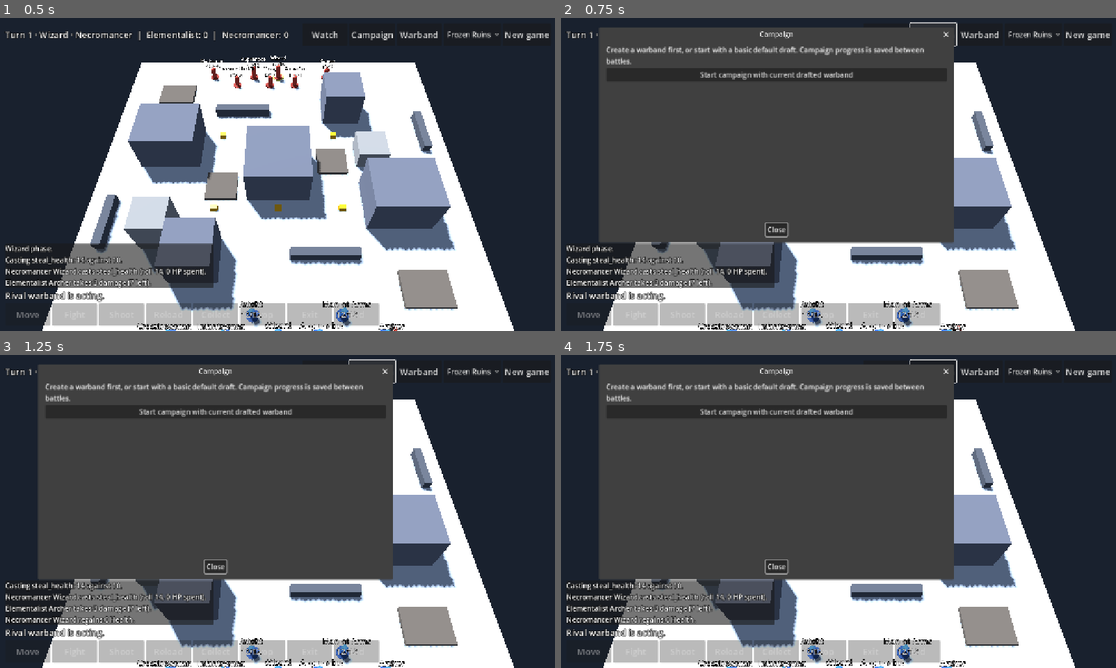
Above: before the commit, frames 1-4 (two rows, left to right).
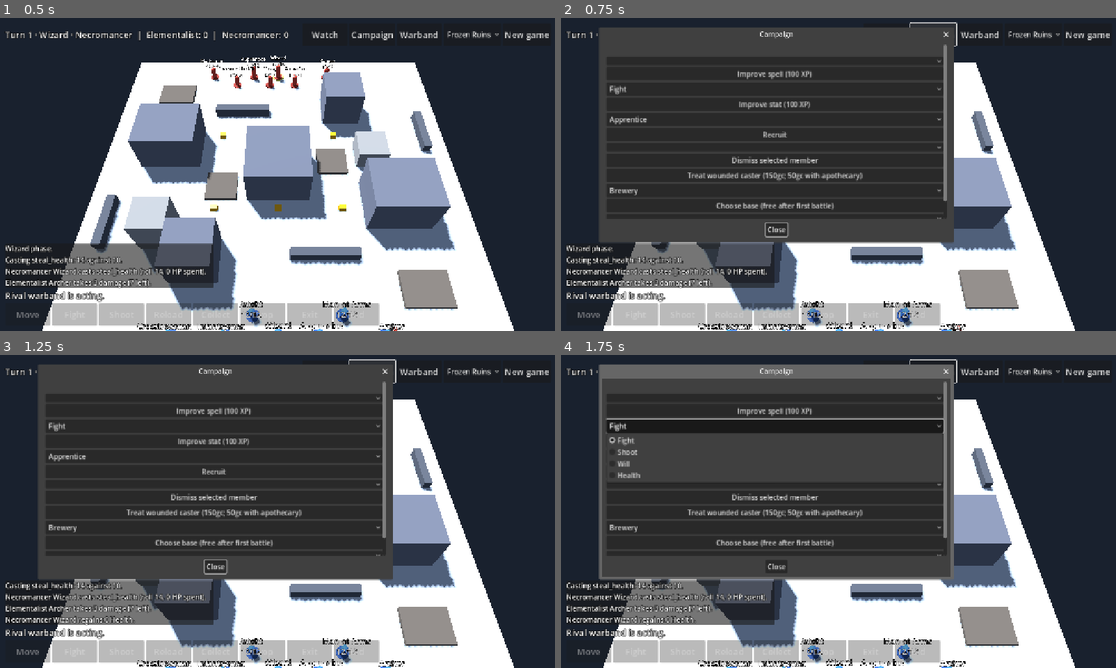
Above: after the commit, the same moments.

Repository: drag0nblad3/Frostgame
Game: Godot game, scene res://scenes/main.tscn
The game is run twice, just before and just after one commit, with the same random seed, the same clock (stepped at 60 frames per second) and the same inputs.
Inputs (mouse positions are in pixels of both pictures, inside the frame that each line leads up to):
- Up to frame 1 (0.5 s): no input
- Up to frame 2 (0.75 s): click "Campaign" at 0.5 s
- Up to frame 3 (1.25 s): no input
- Up to frame 4 (1.75 s): click (777, 426) at 1.25 s, where only the run after the commit has a clickable "Fight"

Frame 1 is identical in both runs. In frame 2, 2.5% of the frame differs, in the area x 8-70%, y 8-65%; in frame 3, 2.5%; in frame 4, 9.4%, in the area x 6-71%, y 3-72%.
Error after the commit: Parse Error: Member "owner" redefined (original in native class 'VBoxContainer') (res://src/view/hud/inventory_panel.gd:7)

Commit message:
Add campaign potion inventory, loadouts, shopping and nine consumable effects

Diff:
--- /dev/null
+++ b/data/potions.json
@@ -0,0 +1,198 @@
+{
+  "healing": {
+    "name": "Potion of Healing",
+    "buy": 75,
+    "sell": 50,
+    "live": true,
+    "greater": false
+  },
+  "strength": {
+    "name": "Potion of Strength",
+    "buy": 100,
+    "sell": 40,
+    "live": true,
+    "greater": false
+  },
+  "toughness": {
+    "name": "Potion of Toughness",
+    "buy": 50,
+    "sell": 30,
+    "live": true,
+    "greater": false
+  },
+  "speed": {
+    "name": "Elixir of Speed",
+    "buy": 50,
+    "sell": 30,
+    "live": true,
+    "greater": false
+  },
+  "invisibility": {
+    "name": "Potion of Invisibility",
+    "buy": 100,
+    "sell": 50,
+    "live": true,
+    "greater": false
+  },
+  "explosive_cocktail": {
+    "name": "Explosive Cocktail",
+    "buy": 100,
+    "sell": 30,
+    "live": false,
+    "greater": false
+  },
+  "teleportation": {
+    "name": "Potion of Teleportation",
+    "buy": 500,
+    "sell": 100,
+    "live": false,
+    "greater": false
+  },
+  "elemental_absorption": {
+    "name": "Potion of Elemental Absorption",
+    "buy": 200,
+    "sell": 80,
+    "live": false,
+    "greater": false
+  },
+  "clearsight": {
+    "name": "Cordial of Clearsight",
+    "buy": 200,
+    "sell": 80,
+    "live": true,
+    "greater": false
+  },
+  "poison": {
+    "name": "Poison",
+    "buy": 100,
+    "sell": 30,
+    "live": false,
+    "greater": false
+  },
+  "fury": {
+    "name": "Philtre of Fury",
+    "buy": 300,
+    "sell": 120,
+    "live": false,
+    "greater": false
+  },
+  "iron_mind": {
+    "name": "Potion of Iron Mind",
+    "buy": 50,
+    "sell": 30,
+    "live": true,
+    "greater": false
+  },
+  "burrowing": {
+    "name": "Bottle of Burrowing",
+    "buy": 200,
+    "sell": 80,
+    "live": false,
+    "greater": false
+  },
+  "fairy_dust": {
+    "name": "Philtre of Fairy Dust",
+    "buy": 50,
+    "sell": 30,
+    "live": false,
+    "greater": false
+  },
+  "construct_oil": {
+    "name": "Construct Oil",
+    "buy": 100,
+    "sell": 50,
+    "live": false,
+    "greater": false
+  },
+  "fire_breath": {
+    "name": "Potion of Fire Breath",
+    "buy": 200,
+    "sell": 80,
+    "live": false,
+    "greater": false
+  },
+  "preservation": {
+    "name": "Potion of Preservation",
+    "buy": 500,
+    "sell": 200,
+    "live": false,
+    "greater": false
+  },
+  "chameleon": {
+    "name": "Elixir of the Chameleon",
+    "buy": 400,
+    "sell": 140,
+    "live": true,
+    "greater": false
+  },
+  "empowerment": {
+    "name": "Cordial of Empowerment",
+    "buy": 500,
+    "sell": 200,
+    "live": false,
+    "greater": true
+  },
+  "shrinking": {
+    "name": "Shrinking Potion",
+    "buy": 500,
+    "sell": 200,
+    "live": false,
+    "greater": true
+  },
+  "restoration": {
+    "name": "Potion of Restoration",
+    "buy": 2000,
+    "sell": 300,
+    "live": true,
+    "greater": true
+  },
+  "dreams": {
+    "name": "Bottle of Dreams and Nightmares",
+    "buy": 2000,
+    "sell": 300,
+    "live": false,
+    "greater": true
+  },
+  "shatterstar": {
+    "name": "Shatterstar Draught",
+    "buy": 1500,
+    "sell": 200,
+    "live": false,
+    "greater": true
+  },
+  "darkness": {
+    "name": "Bottle of Darkness",
+    "buy": 1500,
+    "sell": 600,
+    "live": false,
+    "greater": true
+  },
+  "ethereal_vacuum": {
+    "name": "Ethereal Vacuum",
+    "buy": 2000,
+    "sell": 800,
+    "live": false,
+    "greater": true
+  },
+  "invulnerability": {
+    "name": "Potion of Invulnerability",
+    "buy": 0,
+    "sell": 400,
+    "live": false,
+    "greater": true
+  },
+  "null": {
+    "name": "Bottle of Null",
+    "buy": 0,
+    "sell": 200,
+    "live": false,
+    "greater": true
+  },
+  "life": {
+    "name": "Elixir of Life",
+    "buy": 0,
+    "sell": 1000,
+    "live": false,
+    "greater": true
+  }
+}
--- /dev/null
+++ b/src/core/campaign/campaign_inventory.gd
@@ -0,0 +1,105 @@
+class_name CampaignInventory
+extends RefCounted
+## Item ownership is stored on each individual loot record, not duplicated in the roster.
+const LESSER := ["healing","strength","toughness","speed","invisibility","explosive_cocktail","teleportation","elemental_absorption","clearsight","poison","fury","iron_mind","burrowing","fairy_dust","construct_oil","fire_breath","preservation","chameleon"]
+const GREATER := ["empowerment","shrinking","restoration","dreams","shatterstar","darkness","ethereal_vacuum","invulnerability","null","life"]
+
+
+static func catalog() -> Dictionary:
+	return JsonFile.read("res://data/potions.json")
+
+
+static func identify(d: Dictionary, reward: Dictionary, dice: Dice) -> void:
+	var kind: String = reward["kind"]
+	if kind.ends_with("potions"):
+		for i in int(kind.split(" ")[0]):
+			var roll := dice.d20()
+			var id: String = LESSER[roll - 1] if roll <= 18 else GREATER[(dice.d20() - 1) / 2]
+			d["loot"].append({"kind": "potion", "potion": id, "owner": -1})
+	elif kind != "":
+		d["loot"].append(reward)
+
+
+static func slots(unit: Dictionary, db: FigureDb) -> int:
+	var def := db.get_def(unit["type"])
+	if def.traits.has("animal") or def.role == "creature":
+		return 0
+	return 5 if def.role == "wizard" else (4 if def.role == "apprentice" else 1)
+
+
+static func assign_item(d: Dictionary, index: int, owner: int, db: FigureDb) -> bool:
+	if d.is_empty() or index < 0 or index >= d["loot"].size():
+		return false
+	var item: Dictionary = d["loot"][index]
+	if item["kind"] != "potion":
+		return false
+	if owner == -1:
+		item["owner"] = -1
+		return true
+	if owner < 0 or owner >= d["units"].size():
+		return false
+	var unit: Dictionary = d["units"][owner]
+	if unit["dead"] or unit.get("dismissed", false):
+		return false
+	var used := 0
+	for i in d["loot"].size():
+		if i != index and int(d["loot"][i].get("owner", -1)) == owner:
+			used += 1
+	# A caster's starting staff uses one of their item slots.
+	if unit["type"] in ["wizard", "apprentice"]:
+		used += 1
+	if used >= slots(unit, db):
+		return false
+	item["owner"] = owner
+	return true
+
+
+static func buy(d: Dictionary, id: String) -> bool:
+	var potions := catalog()
+	if d.is_empty() or not potions.has(id):
+		return false
+	var price := int(potions[id]["buy"])
+	if price <= 0 or int(d["gold"]) < price:
+		return false
+	d["gold"] = int(d["gold"]) - price
+	d["loot"].append({"kind": "potion", "potion": id, "owner": -1})
+	return true
+
+
+static func sell(d: Dictionary, index: int) -> bool:
+	if d.is_empty() or index < 0 or index >= d["loot"].size():
+		return false
+	var item: Dictionary = d["loot"][index]
+	if item["kind"] != "potion" or int(item.get("owner", -1)) >= 0:
+		return false
+	d["gold"] = int(d["gold"]) + int(catalog()[item["potion"]]["sell"])
+	d["loot"].remove_at(index)
+	return true
+
+
+static func loadout(d: Dictionary, owner: int) -> Array:
+	var items: Array = []
+	for item: Dictionary in d["loot"]:
+		if item["kind"] == "potion" and int(item.get("owner", -1)) == owner:
+			items.append({"potion": item["potion"], "campaign_item": true})
+	return items
+
+
+static func settle(d: Dictionary, c: GameController, side: int) -> void:
+	for f in c.state.figures:
+		if f.original_side != side or f.campaign_id < 0:
+			continue
+		var remaining := {}
+		for item: Dictionary in f.items:
+			if item.get("campaign_item", false):
+				var id: String = item["potion"]
+				remaining[id] = int(remaining.get(id, 0)) + 1
+		for i in range(d["loot"].size() - 1, -1, -1):
+			var item: Dictionary = d["loot"][i]
+			if item["kind"] != "potion" or int(item.get("owner", -1)) != f.campaign_id:
+				continue
+			var id: String = item["potion"]
+			if int(remaining.get(id, 0)) <= 0 or f.out_of_action:
+				d["loot"].remove_at(i)
+			else:
+				remaining[id] = int(remaining[id]) - 1
--- a/src/core/campaign/campaign_progress.gd
+++ b/src/core/campaign/campaign_progress.gd
@@ -21,6 +21,7 @@
 			entry["stat_bonus"] = data.get("advances", {}).duplicate()
 		elif data.get("base", "") == "brewery":
 			entry["stat_bonus"] = {"will": 1}
+		entry["items"] = CampaignInventory.loadout(data, int(unit["id"]))
 		units.append(entry)
 	return {"name": data["name"], "school": data["school"], "spells": data["spells"].duplicate(true), "figures": units}
 
@@ -35,6 +36,7 @@
 func settle(c: GameController, dice: Dice, side: int = 0) -> bool:
 	if data.is_empty() or not c.state.over:
 		return false
+	CampaignInventory.settle(data, c, side)
 	var report: Array[String] = []
 	var xp := 0
 	var kills := 0
@@ -93,8 +95,7 @@
 		data["gold"] = int(data["gold"]) + int(loot["gold"])
 		if loot["kind"] == "grimoire":
 			loot["spell"] = random_spell(dice)
-		if loot["kind"] != "":
-			data["loot"].append(loot)
+		CampaignInventory.identify(data, loot, dice)
 		report.append("Treasure %d: %d gc%s." % [i + 1, loot["gold"], ", " + str(loot["kind"]) if loot["kind"] != "" else ""])
 	match str(data.get("base", "")):
 		"laboratory":
@@ -110,8 +111,7 @@
 				data["gold"] = int(data["gold"]) + int(bonus["gold"])
 				if bonus["kind"] == "grimoire":
 					bonus["spell"] = random_spell(dice)
-				if bonus["kind"] != "":
-					data["loot"].append(bonus)
+				CampaignInventory.identify(data, bonus, dice)
 				report.append("Treasury: extra treasure, %d gc." % bonus["gold"])
 			elif roll >= 2:
 				var gold := roll + (100 if roll >= 17 else 0)
@@ -256,6 +256,9 @@
 	if unit["dead"] or unit["type"] == "wizard" or unit.get("dismissed", false):
 		return false
 	unit["dismissed"] = true
+	for item: Dictionary in data["loot"]:
+		if int(item.get("owner", -1)) == index:
+			item["owner"] = -1
 	return true
 
 
--- a/src/core/figures/figure.gd
+++ b/src/core/figures/figure.gd
@@ -23,6 +23,7 @@
 var treasure_id := -1
 var disengaged := {}
 var spell_effects := {}
+var items: Array[Dictionary] = []
 var elemental_shield := 0
 var poisoned := false
 var petrified_skip := false
@@ -51,6 +52,8 @@
 	pos = at
 	if d != null:
 		health = d.health
+		if d.id == "apothecary":
+			items.append({"potion": "healing", "campaign_item": false})
 		melee = unarmed
 		for w in d.weapons:
 			if w.melee:
@@ -71,6 +74,7 @@
 	if spell_effects.has("blinding_light"):
 		return 0
 	var value := def.fight - (1 if treasure_id >= 0 and def.treasure_encumbered() else 0) + (2 if spell_effects.has("strength") else 0) + (1 if spell_effects.has("combat_awareness") else 0) - (2 if spell_effects.has("furious_quill") else 0)
+	value += 1 if spell_effects.has("potion_strength") else 0
 	if spell_effects.has("petrify"):
 		value = maxi(0, value - 3)
 	return value
@@ -78,17 +82,21 @@
 
 func effective_armour() -> int:
 	var total := def.armour + (2 if spell_effects.has("shield") else 0) + (1 if spell_effects.has("combat_awareness") else 0) + (1 if spell_effects.has("enchant_armour") else 0)
+	total += 1 if spell_effects.has("potion_toughness") else 0
 	return total if def.role == "creature" else mini(total, 15)
 
 
 func effective_move() -> int:
 	if spell_effects.has("blinding_light"):
 		return 1
-	return maxi(1, def.move + (2 if spell_effects.has("fleet_feet") else 0) - (1 if spell_effects.has("furious_quill") else 0))
+	var speed := def.move + (2 if spell_effects.has("fleet_feet") else 0) - (1 if spell_effects.has("furious_quill") else 0)
+	if spell_effects.has("potion_speed"):
+		speed = mini(9, speed + 2)
+	return maxi(1, speed)
 
 
 func effective_will() -> int:
-	return def.will + (2 if spell_effects.has("mind_lock") else 0)
+	return def.will + (2 if spell_effects.has("mind_lock") else 0) + (5 if spell_effects.has("potion_iron_mind") else 0)
 
 
 func action_limit() -> int:
--- a/src/core/rules/magic/illusion_rules.gd
+++ b/src/core/rules/magic/illusion_rules.gd
@@ -3,7 +3,11 @@
 
 
 static func visible_to(figures: Array[Figure], observer: Figure, target: Figure) -> bool:
-	if observer == target or not target.spell_effects.has("invisibility") or observer.def.traits.has("true_sight"):
+	if observer == target:
+		return true
+	if target.spell_effects.has("potion_chameleon") and Shooting.distance(observer, target) > 12.0:
+		return false
+	if not target.spell_effects.has("invisibility") or observer.def.traits.has("true_sight") or observer.spell_effects.has("potion_clearsight"):
 		return true
 	for f in figures:
 		if f.in_play() and f.side == observer.side and f.spell_effects.has("true_sight") and Shooting.distance(f, observer) <= 6.0:
--- a/src/core/state/counter_magic.gd
+++ b/src/core/state/counter_magic.gd
@@ -15,8 +15,8 @@
 		if not t.in_play() or Shooting.distance(f, t) > 24.0 or (t != f and not LineOfSight.check(s.board, f.pos, t.pos).clear):
 			continue
 		for id: String in t.spell_effects:
-			if s.spell_catalog.has(id):
-				result.append({"kind": "effect", "target": t.id, "spell": id, "label": "%s #%d — %s" % [t.label(), t.id, s.spell_catalog[id]["name"]]})
+			if s.spell_catalog.has(id) or id.begins_with("potion_"):
+				result.append({"kind": "effect", "target": t.id, "spell": id, "label": "%s #%d — %s" % [t.label(), t.id, s.spell_catalog.get(id, {"name": id.trim_prefix("potion_").capitalize()})["name"]]})
 		if t.elemental_shield > 0:
 			result.append({"kind": "shield", "target": t.id, "spell": "elemental_shield", "label": "%s #%d — Elemental Shield" % [t.label(), t.id]})
 		if t.controller_id >= 0:
--- a/src/core/state/game_controller.gd
+++ b/src/core/state/game_controller.gd
@@ -13,6 +13,7 @@
 var _displacement: CombatDisplacement
 var _encounters: EncounterActions
 var _magic: SpellActions
+var _potions: PotionActions
 
 
 func _init(s: GameState, d: Dice) -> void:
@@ -23,6 +24,7 @@
 	_displacement = CombatDisplacement.new(self)
 	_encounters = EncounterActions.new(self)
 	_magic = SpellActions.new(self)
+	_potions = PotionActions.new(self)
 
 
 func emit(type: String, data: Dictionary = {}) -> void:
--- a/src/core/state/illusion_actions.gd
+++ b/src/core/state/illusion_actions.gd
@@ -26,6 +26,11 @@
 
 
 func after_move(f: Figure) -> void:
+	for t in Contact.enemies_of(c.state.figures, f):
+		if f.spell_effects.has("potion_clearsight") and IllusionRules.phantom(t):
+			c._magic.summons.vanish(t)
+		elif t.spell_effects.has("potion_clearsight") and IllusionRules.phantom(f):
+			c._magic.summons.vanish(f)
 	if Contact.in_combat(c.state.figures, f):
 		reveal(f)
 	sweep()
--- /dev/null
+++ b/src/core/state/potion_actions.gd
@@ -0,0 +1,63 @@
+class_name PotionActions
+extends RefCounted
+
+var c: GameController
+var catalog: Dictionary
+
+
+func _init(controller: GameController) -> void:
+	c = controller
+	catalog = CampaignInventory.catalog()
+
+
+func can_drink(id: String, target: Figure = null) -> bool:
+	var f := c.state.active()
+	if f == null or not f.in_play() or f.actions_left <= 0 or c.awaiting_reaction() or not c.state.pending_cast.is_empty() or c.state.group.movement_pass() or Contact.in_combat(c.state.figures, f):
+		return false
+	if f.moves_taken > 0 and not c.can_act():
+		return false
+	if not catalog.has(id) or not catalog[id]["live"]:
+		return false
+	if target == null:
+		target = f
+	if target != f and (f.def.id != "apothecary" or not target.in_play() or target.side != f.side or Shooting.distance(f, target) > 1.0):
+		return false
+	if id == "healing" and target.health >= target.def.health:
+		return false
+	for item in f.items:
+		if item["potion"] == id:
+			return true
+	return false
+
+
+func drink(id: String, target: Figure = null) -> bool:
+	var f := c.state.active()
+	if target == null:
+		target = f
+	if not can_drink(id, target):
+		return false
+	for i in f.items.size():
+		if f.items[i]["potion"] == id:
+			f.items.remove_at(i)
+			break
+	if f.moves_taken == 0 and not c.state.group.in_progress():
+		f.actions_left -= 1
+	else:
+		c._spend(f)
+	match id:
+		"healing":
+			c._magic._heal(target, 5)
+		"restoration":
+			c._magic._heal(target, target.def.health)
+			target.poisoned = false
+			for effect in ["slow", "curse", "furious_quill", "petrify", "blinding_light"]:
+				target.spell_effects.erase(effect)
+			target.petrified_skip = false
+		"invisibility":
+			target.spell_effects["invisibility"] = true
+			c._magic.illusions.sweep()
+		_:
+			target.spell_effects["potion_" + id] = true
+	c.emit("potion_used", {"id": f.id, "target": target.id, "potion": id})
+	c.emit("spell_effect", {"id": target.id, "spell": "potion_" + id})
+	return true
--- a/src/core/state/scenario_loader.gd
+++ b/src/core/state/scenario_loader.gd
@@ -31,6 +31,8 @@
 			if entry.has("stat_bonus"):
 				def = def.with_bonuses(entry["stat_bonus"])
 			var unit := Figure.new(next_id, def, side, Vector2(at[0], at[1]), figures.unarmed())
+			for item: Dictionary in entry.get("items", []):
+				unit.items.append(item.duplicate(true))
 			unit.campaign_id = int(entry.get("campaign_id", -1))
 			unit.elevation = s.board.height_at(unit.pos)
 			s.figures.append(unit)
--- a/src/view/battle/battle_input.gd
+++ b/src/view/battle/battle_input.gd
@@ -73,6 +73,11 @@
 		mode = "push"
 		preview()
 		return
+	for item in f.items:
+		if c._potions.can_drink(item["potion"]):
+			var key := "potion_" + str(item["potion"])
+			if not available.has(key):
+				available.append(key)
 	if c.can_use_stored_action():
 		available.append("use_stored_action")
 	if c.can_move():
@@ -245,6 +250,8 @@
 func action(key: String) -> bool:
 	if not available.has(key):
 		return false
+	if key.begins_with("potion_"):
+		return c._potions.drink(key.trim_prefix("potion_"))
 	if key.begins_with("spell_") and key != "spell_cancel":
 		selected_spell = key.trim_prefix("spell_")
 		spell_rotated = false
--- a/src/view/hud/battle_hud.gd
+++ b/src/view/hud/battle_hud.gd
@@ -12,7 +12,7 @@
 signal action_pressed(action: String)
 
 const LOG_LINES := 4
-const ACTIONS := {"move": "Move", "fight": "Fight", "shoot": …(2551 unchanged characters)… "use_stored_action": "Use stored action"}
+const ACTIONS := {"move": "Move", "fight": "Fight", "shoot": …(2551 unchanged characters)… "use_stored_action": "Use stored action", "potion_healing": "Potion of Healing", "potion_strength": "Potion of Strength", "potion_toughness": "Potion of Toughness", "potion_speed": "Elixir of Speed", "potion_invisibility": "Potion of Invisibility", "potion_clearsight": "Cordial of Clearsight", "potion_iron_mind": "Potion of Iron Mind", "potion_chameleon": "Elixir of the Chameleon", "potion_restoration": "Potion of Restoration"}
 
 var _status: Label
 var _hint: Label
--- a/src/view/hud/campaign_panel.gd
+++ b/src/view/hud/campaign_panel.gd
@@ -22,6 +22,7 @@
 var grimoire: OptionButton
 var learn_button: Button
 var controls: Array[Control] = []
+var inventory: InventoryPanel
 
 
 func setup(progress: CampaignProgress, figures: FigureDb) -> void:
@@ -86,6 +87,10 @@
 		if grimoire.item_count > 0 and campaign.learn_grimoire(int(grimoire.get_selected_metadata()), db):
 			changed())
 	controls.assign([stat, upgrade, recruit, hire_button, members, dismiss_button, treat_button, base_choice, base_button, grimoire, learn_button])
+	inventory = InventoryPanel.new()
+	col.add_child(inventory)
+	inventory.setup(campaign, db, changed)
+	controls.append(inventory)
 	start = Button.new()
 	start.text = "Start campaign with current drafted warband"
 	col.add_child(start)
@@ -107,6 +112,7 @@
 	if d.is_empty():
 		summary.text = "Create a warband first, or start with a basic default draft. Campaign progress is saved between battles."
 		return
+	inventory.refresh()
 	var lines: Array[String] = ["%s · Level %d · %d XP · %d gc · %d battles" % [d["name"], d["level"], d["xp"], d["gold"], d["games"]]]
 	for unit: Dictionary in d["units"]:
 		lines.append("%s #%d%s%s" % [str(unit["type"]).capitalize(), int(unit["id"]) + 1, " — dead" if unit["dead"] else (" — resting" if int(unit["miss"]) > 0 else ""), " — injuries: %d" % unit["injuries"] if int(unit["injuries"]) > 0 else ""])
--- /dev/null
+++ b/src/view/hud/inventory_panel.gd
@@ -0,0 +1,76 @@
+class_name InventoryPanel
+extends VBoxContainer
+
+var campaign: CampaignProgress
+var db: FigureDb
+var loot: OptionButton
+var owner: OptionButton
+var shop: OptionButton
+var summary: Label
+var changed: Callable
+
+
+func setup(p: CampaignProgress, figures: FigureDb, callback: Callable) -> void:
+	campaign = p
+	db = figures
+	changed = callback
+	summary = Label.new()
+	summary.text = "Potion vault and loadouts"
+	add_child(summary)
+	loot = OptionButton.new()
+	add_child(loot)
+	owner = OptionButton.new()
+	add_child(owner)
+	_button("Assign selected potion", func() -> void:
+		if loot.item_count > 0 and CampaignInventory.assign_item(campaign.data, int(loot.get_selected_metadata()), int(owner.get_selected_metadata()), db):
+			changed.call())
+	_button("Sell selected unassigned potion", func() -> void:
+		if loot.item_count > 0 and CampaignInventory.sell(campaign.data, int(loot.get_selected_metadata())):
+			changed.call())
+	shop = OptionButton.new()
+	add_child(shop)
+	_button("Buy potion", func() -> void:
+		if shop.item_count > 0 and CampaignInventory.buy(campaign.data, str(shop.get_selected_metadata())):
+			changed.call())
+
+
+func refresh() -> void:
+	var d := campaign.data
+	loot.clear()
+	owner.clear()
+	shop.clear()
+	if d.is_empty():
+		return
+	var catalog := CampaignInventory.catalog()
+	for i in d["loot"].size():
+		var item: Dictionary = d["loot"][i]
+		if item["kind"] != "potion":
+			continue
+		var info: Dictionary = catalog[item["potion"]]
+		var assigned := int(item.get("owner", -1))
+		var suffix := "Vault" if assigned < 0 else "%s #%d" % [d["units"][assigned]["type"], assigned + 1]
+		loot.add_item("%s · %s%s" % [info["name"], suffix, "" if info["live"] else " · effect pending"])
+		loot.set_item_metadata(loot.item_count - 1, i)
+	owner.add_item("Vault")
+	owner.set_item_metadata(0, -1)
+	for unit: Dictionary in d["units"]:
+		var capacity := CampaignInventory.slots(unit, db)
+		if unit["dead"] or unit.get("dismissed", false) or capacity == 0:
+			continue
+		var used := CampaignInventory.loadout(d, int(unit["id"])).size() + (1 if unit["type"] in ["wizard", "apprentice"] else 0)
+		owner.add_item("%s #%d · %d/%d slots" % [str(unit["type"]).capitalize(), int(unit["id"]) + 1, used, capacity])
+		owner.set_item_metadata(owner.item_count - 1, int(unit["id"]))
+	for id: String in catalog:
+		var info: Dictionary = catalog[id]
+		if not info["live"] or int(info["buy"]) <= 0:
+			continue
+		shop.add_item("%s · %d gc" % [info["name"], info["buy"]])
+		shop.set_item_metadata(shop.item_count - 1, id)
+		shop.set_item_disabled(shop.item_count - 1, int(d["gold"]) < int(info["buy"]))
+
+
+func _button(label: String, action: Callable) -> void:
+	var b := Button.new()
+	b.text = label
+	b.pressed.connect(action)
+	add_child(b)
--- /dev/null
+++ b/tests/unit/test_potions.gd
@@ -0,0 +1,37 @@
+extends TestCase
+
+
+func test_potion_slots_and_purchase() -> void:
+	var draft := WarbandDraft.new(db())
+	draft.choose_defaults()
+	var p := CampaignProgress.new()
+	p.start(draft.as_warband())
+	p.data["gold"] = 400
+	check(CampaignInventory.buy(p.data, "healing"))
+	check(CampaignInventory.buy(p.data, "strength"))
+	check_eq(p.data["gold"], 225)
+	check(CampaignInventory.assign_item(p.data, 0, 2, db()))
+	check(not CampaignInventory.assign_item(p.data, 1, 2, db()))
+	check(CampaignInventory.assign_item(p.data, 1, 0, db()))
+	check_eq(CampaignInventory.loadout(p.data, 0).size(), 1)
+
+
+func test_drink_and_buff() -> void:
+	var c := make_game(make_board(), [fig("thug", 0, Vector2(10, 10)), fig("thug", 1, Vector2(20, 20))], Dice.new(1))
+	c.state.active_id = 1
+	var f := c.state.active()
+	f.actions_left = 2
+	f.items.append({"potion": "strength"})
+	check(c._potions.drink("strength"))
+	check_eq(f.effective_fight(), 3)
+	check_eq(f.actions_left, 1)
+	check(f.items.is_empty())
+	check(c.can_act())
+
+
+func test_potion_treasure_identification() -> void:
+	var d := {"loot": []}
+	CampaignInventory.identify(d, {"kind": "2 potions"}, LoadedDice.new([1, 20, 20]))
+	check_eq(d["loot"].size(), 2)
+	check_eq(d["loot"][0]["potion"], "healing")
+	check_eq(d["loot"][1]["potion"], "life")
Not shown, changed: docs/rules-coverage.md
